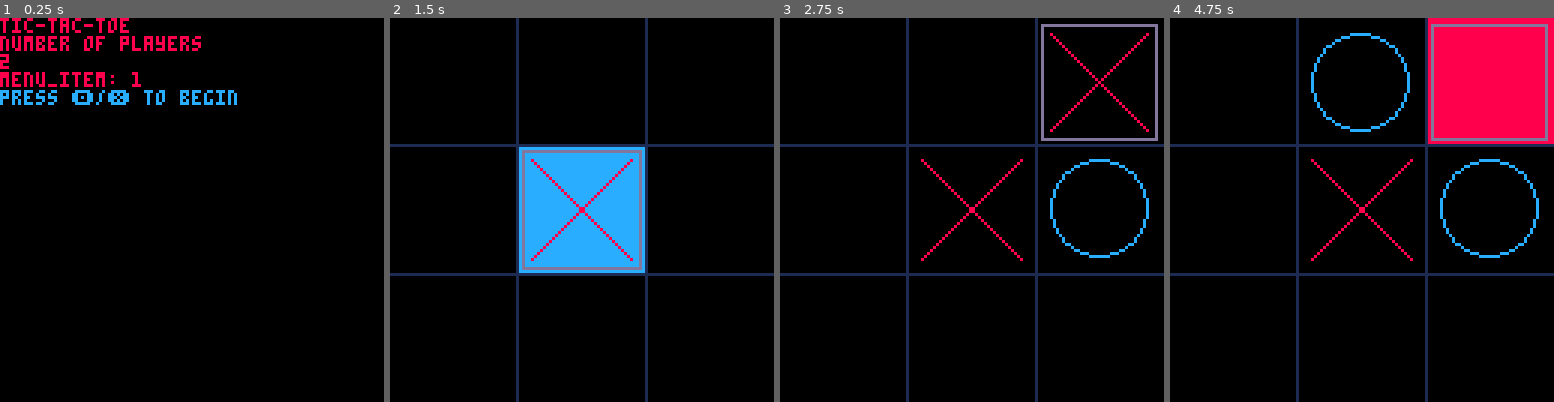
Above: before the commit, frames 1-4 (left to right).
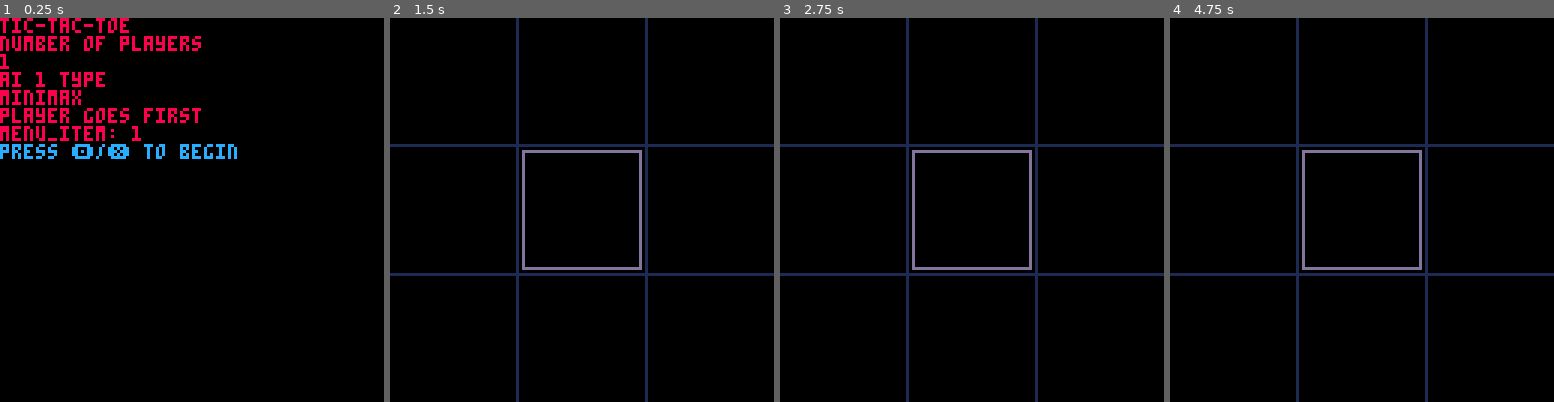
Above: after the commit, the same moments.

Repository: TarkanAl-Kazily/game-jams
Game: PICO-8 cartridge other/tic_tac_toe.p8
Same seed, same stepped clock (60 frames per second), same inputs: the game is played once before the commit and once after it.
Inputs:
- Up to frame 1 (0.25 s): no input
- Up to frame 2 (1.5 s): tap X (X key) at 0.33, 1.07 s; tap O (Z key) at 0.7 s
- Up to frame 3 (2.75 s): hold Right 1.6-2.1 s; tap O (Z key) at 1.7, 2.1, 2.5 s; tap X (X key) at 1.85 s; hold Up 2.15-2.42 s; hold Right from 2.47 s (still down)
- Up to frame 4 (4.75 s): tap O (Z key) every 0.4 s from 2.9 to 4.5 s; tap X (X key) at 2.97, 4.08 s; release Right at 3.03 s; hold Left 3.08-3.58 s; hold Down 3.63-3.97 s; hold Right 4.02-4.68 s; hold Up from 4.73 s (still down)

The runs differ from the first frame. In frame 1, 4.2% of the frame differs, in the area x 0-62%, y 9-37%; in frame 2, 9.8%; in frame 3, 3.3%; in frame 4, 13%, in the area x 34-100%, y 0-66%.

Commit message:
Fixed ai

Diff:
--- a/other/tic_tac_toe.p8
+++ b/other/tic_tac_toe.p8
@@ -12,24 +12,23 @@
 
   -- constants
   div=128/3
+  ai_delay = 0.5
+  reset_delay = 2.0
 
   -- menu modes
   menu_item = 1
 
-  -- flat 3x3 board
-  board = {}
-  winner = 0
-  winning_moves = nil
-
   -- ai settings
-  ai_delay = 30
-  ai = 0
-  ai_mode = 3
+  ai = 1
+  ai_1_mode = 2
+  ai_2_mode = 3
   ai_modes = {
     {ai_random, "random"},
+    {ai_minimax, "minimax"},
     {ai_negamax, "negamax"},
     {ai_alpha_beta, "alpha beta"},
   }
+  player_first = true
 end
 
 function _update60()
@@ -45,12 +44,17 @@
     if (btnp(0)) ai = mid(0, ai + 1, 2)
     if (btnp(1)) ai = mid(0, ai - 1, 2)
   elseif (menu_item == 2) then
-    if (btnp(0)) ai_mode = mid(1, ai_mode - 1, #ai_modes)
-    if (btnp(1)) ai_mode = mid(1, ai_mode + 1, #ai_modes)
-  end
-
-  if (btnp(2)) menu_item = mid(1, menu_item - 1, ai > 0 and 2 or 1)
-  if (btnp(3)) menu_item = mid(1, menu_item + 1, ai > 0 and 2 or 1)
+    if (btnp(0)) ai_1_mode = mid(1, ai_1_mode - 1, #ai_modes)
+    if (btnp(1)) ai_1_mode = mid(1, ai_1_mode + 1, #ai_modes)
+  elseif (menu_item == 3) and (ai == 2) then
+    if (btnp(0)) ai_2_mode = mid(1, ai_2_mode - 1, #ai_modes)
+    if (btnp(1)) ai_2_mode = mid(1, ai_2_mode + 1, #ai_modes)
+  elseif (menu_item == 3) and (ai == 1) then
+    if (btnp(0) or btnp(1)) player_first = not player_first
+  end
+
+  if (btnp(2)) menu_item = mid(1, menu_item - 1, ai >= 1 and 3 or 1)
+  if (btnp(3)) menu_item = mid(1, menu_item + 1, ai >= 1 and 3 or 1)
 
   -- transition to game
   if btnp(4) or btnp(5) then
@@ -66,9 +70,18 @@
   print("number of players")
   print(2 - ai)
 
-  if ai > 0 then
-    print("ai type")
-    print(ai_modes[ai_mode][2])
+  if ai >= 1 then
+    print("ai 1 type")
+    print(ai_modes[ai_1_mode][2])
+  end
+  if ai == 1 and player_first then
+    print("player goes first")
+  elseif ai == 1 and not player_first then
+    print("player goes second")
+  end
+  if ai >= 2 then
+    print("ai 2 type")
+    print(ai_modes[ai_2_mode][2])
   end
 
   print("menu_item: "..menu_item)
@@ -78,25 +91,51 @@
 
 -->8
 function game_init()
-	board = new_board()
   cur_ai_id = 1
+
+  -- flat 3x3 board
+  winner = 0
+  winning_moves = nil
 
   -- current player
   player_id = 1
   p_x, p_y = 2,2
+  last_t = 0
+
+	board = new_board()
+
+  if ai == 1 and not player_first then
+    player_id = 2
+    board = ai_modes[ai_1_mode][1](board, 1)
+  end
 end
 
 function game_update()
+  local just_ended = (winner == 0)
   if ai < 2 then
     board = update_player(board)
     winner, winning_moves = evaluate_board(board)
   end
   if winner == 0 and ai == 2 then
-    if (flr(60 * t()) % ai_delay) == 1 then
+    if t() - last_t > ai_delay then
+      last_t = t()
+
+      ai_mode = (cur_ai_id == 1) and ai_1_mode or ai_2_mode
       board = ai_modes[ai_mode][1](board, cur_ai_id)
       winner, winning_moves = evaluate_board(board)
 
       cur_ai_id = cur_ai_id % 2 + 1
+    end
+  end
+
+  if winner != 0 then
+    if just_ended then
+      game_end = t()
+    end
+    if t() - game_end > reset_delay then
+      ai_delay = max(0.001, ai_delay * 0.6)
+      reset_delay = max(0.01, reset_delay * 0.6)
+      game_init()
     end
   end
 end
@@ -144,6 +183,13 @@
 function board_set(b, square, p)
  local x, y = unpack(square)
  b[3*(x-1)+y] = p
+end
+
+function board_is_empty(b)
+  for v in all(b) do
+    if (v != 0) return false
+  end
+  return true
 end
 
 -- draws the board b on the screen
@@ -187,7 +233,7 @@
       new_b = make_move(b, move, player_id)
       winner, winning_moves = evaluate_board(new_b)
       if winner == 0 and ai == 1 then
-        new_b = ai_modes[ai_mode][1](new_b, player_id % 2 + 1)
+        new_b = ai_modes[ai_1_mode][1](new_b, player_id % 2 + 1)
       else
         player_id = player_id % 2 + 1
       end
@@ -233,8 +279,11 @@
 
 -- returns all moves associated with a board
 function get_moves(b)
+  if board_is_empty(b) then
+    return {{1,1}, {1, 2}, {2, 2}}
+  end
+
   local result = {}
-
   for x=1,3 do
     for y=1,3 do
       add(result, {x, y})
@@ -325,10 +374,81 @@
   return make_move(b, rnd(moves), ai_id)
 end
 
-i=0
+function ai_minimax(b, ai_id)
+  return _ai_minimax(b, ai_id, true)
+end
+
+function _ai_minimax(b, maximizing_id, maximize)
+  local opponent, w, _m = (maximizing_id % 2 + 1), evaluate_board(b)
+  -- check for winners
+  if w == maximizing_id then
+    return b, 1
+  end
+  if w == opponent then
+    return b, -1
+  end
+  if w == -1 then
+    return b, 0
+  end
+
+  local moves, best_board = get_legal_moves(b, false), b
+  if maximize then
+    local best_value = -10
+    for m in all(moves) do
+      local m_b = make_move(b, m, maximizing_id)
+      local _, m_v = _ai_minimax(m_b, maximizing_id, false)
+      if best_value < m_v then
+        best_value = m_v
+        best_board = m_b
+      end
+    end
+    return best_board, best_value
+  else
+    local best_value = 10
+    for m in all(moves) do
+      local m_b = make_move(b, m, opponent)
+      local _, m_v = _ai_minimax(m_b, maximizing_id, true)
+      if best_value > m_v then
+        best_value = m_v
+        best_board = m_b
+      end
+    end
+    return best_board, best_value
+  end
+end
+
 -- negamax search
 function ai_negamax(b, ai_id)
-  i += 1
+  local opponent, w, _m = (current_id % 2 + 1), evaluate_board(b)
+  -- check for winners
+  if w == current_id then
+    return b, 1
+  end
+  if w == opponent then
+    return b, -1
+  end
+  if w == -1 then
+    return b, 0
+  end
+
+  local moves, best_value, best_board = get_legal_moves(b, false), -10, b
+  for m in all(moves) do
+    local m_b = make_move(b, m, current_id)
+    local _, m_v = ai_negamax(m_b, opponent)
+    if -m_v > best_value then
+      best_value = -m_v
+      best_board = m_b
+    end
+  end
+  return best_board, best_value
+end
+
+-- alpha beta pruning search
+function ai_alpha_beta(b, ai_id)
+  return _ai_alpha_beta(b, ai_id, -10, 10)
+end
+
+function _ai_alpha_beta(b, ai_id, alpha, beta)
   local opponent, w, _m = (ai_id % 2 + 1), evaluate_board(b)
   -- ai scoring heuristics
   if w == ai_id then
@@ -338,62 +458,21 @@
   elseif w == -1 then
     return b, 0
   end
-  local max_score, max_move, moves = -1000, nil, get_legal_moves(b, false)
+
+  local moves, best_value, best_board = get_legal_moves(b, true), -100, b
   for m in all(moves) do
-    local _b, score = ai_negamax(make_move(b, m, ai_id), opponent)
-    score *= -1
-    if score > max_score then
-      max_score = score
-      max_move = m
-    end
-  end
-  return make_move(b, max_move, ai_id), max_score
-end
-
--- alpha beta pruning search
-function ai_alpha_beta(b, ai_id)
-  if _ai_alpha_beta_cache == nil then
-    _ai_alpha_beta_cache = {}
-  end
-  return _ai_alpha_beta(b, ai_id, 9, -10000, 10000)
-end
-
-function _ai_alpha_beta(b, ai_id, depth, alpha, beta)
-  local hash = to_hash(pack(b, ai_id))
-  printh(hash)
-  local cached = _ai_alpha_beta_cache[hash]
-  if cached != nil then
-    return unpack(cached)
-  end
-  local opponent, w, _m = (ai_id % 2 + 1), evaluate_board(b)
-  -- ai scoring heuristics
-  if w == ai_id then
-    return b, 1
-  elseif w == opponent then
-    return b, -1
-  elseif w == -1 then
-    return b, 0
-  end
-  if depth == 0 then
-    return b, 0
-  end
-
-  local max_score, max_move, moves = -1000, nil, get_legal_moves(b, true)
-  for m in all(moves) do
-    local _b, score = _ai_alpha_beta(make_move(b, m, ai_id), opponent, depth-1, -beta, -alpha)
-    score *= -1
-    if score > max_score then
-      max_score = score
-      max_move = m
-    end
-    alpha = max(alpha, max_score)
+    local m_b = make_move(b, m, ai_id)
+    local _, m_v = _ai_alpha_beta(m_b, opponent, -beta, -alpha)
+    if -m_v > best_value then
+      best_value = -m_v
+      best_board = m_b
+    end
+    alpha = max(alpha, best_value)
     if alpha >= beta then
-      return make_move(b, max_move, ai_id), max_score
-    end
-  end
-  local cached = pack(make_move(b, max_move, ai_id), max_score)
-  _ai_alpha_beta_cache[to_hash(b, ai_id)] = cached
-  return unpack(cached)
+      return best_board, best_value
+    end
+  end
+  return best_board, best_value
 end
 
 function to_hash(args)
